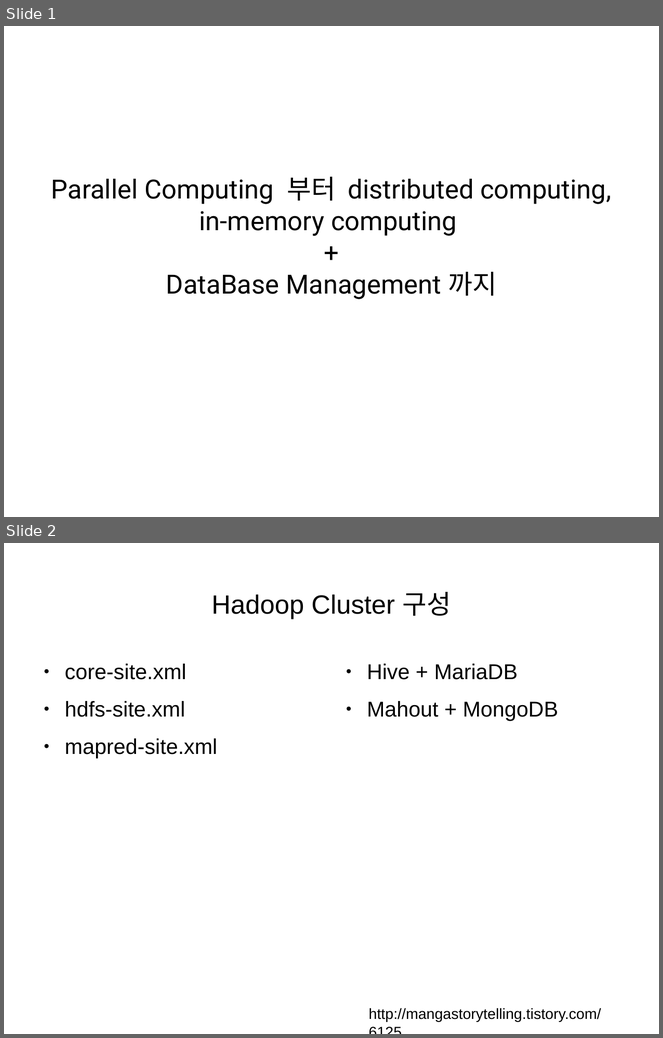
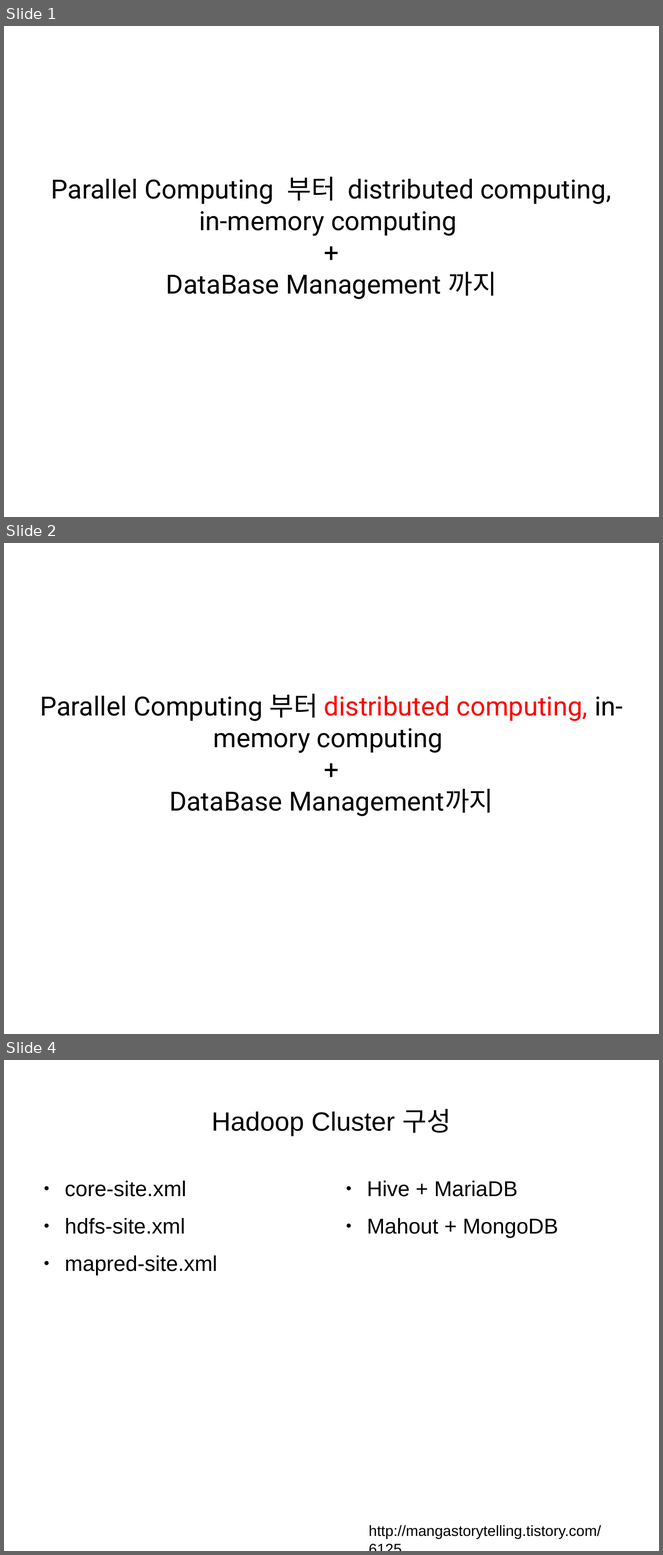
Before and after one commit to TedJeong/vipidly-vociferous, a slide deck: notes/병렬컴퓨팅부터분산컴퓨팅까지.odp. Shown one above the other, each under a label of ours: slides 1 and 2 before the commit, slides 1, 2 and 4 after it; the slides between them are not shown. The pictures are 663x1038 and 663x1555 pixels, drawn with LibreOffice and Linux fonts; fonts in the diff are those of the drawing. Boxes give left, top, right and bottom in pixels: in the first picture for what was removed or moved away, otherwise in the second. Text is boxed around its words. In the diff, an @@ line names an element or a change of style, - is before the commit and + after.

```diff
--- a/notes/병렬컴퓨팅부터분산컴퓨팅까지.odp
+++ b/notes/병렬컴퓨팅부터분산컴퓨팅까지.odp
@@ slide 2 added at (x1=4, y1=543, x2=659, y2=1034), background #FFFFFF @@
@@ text added at (x1=40, y1=694, x2=623, y2=817), 32 pt, text #000000 @@
+Parallel Computing 부터 distributed computing, in-memory computing
++
+DataBase Management까지
@@ what was slide 2 is now slide 4 @@
```
Also in this commit, not shown: 3 other slides added, 7 other files.
